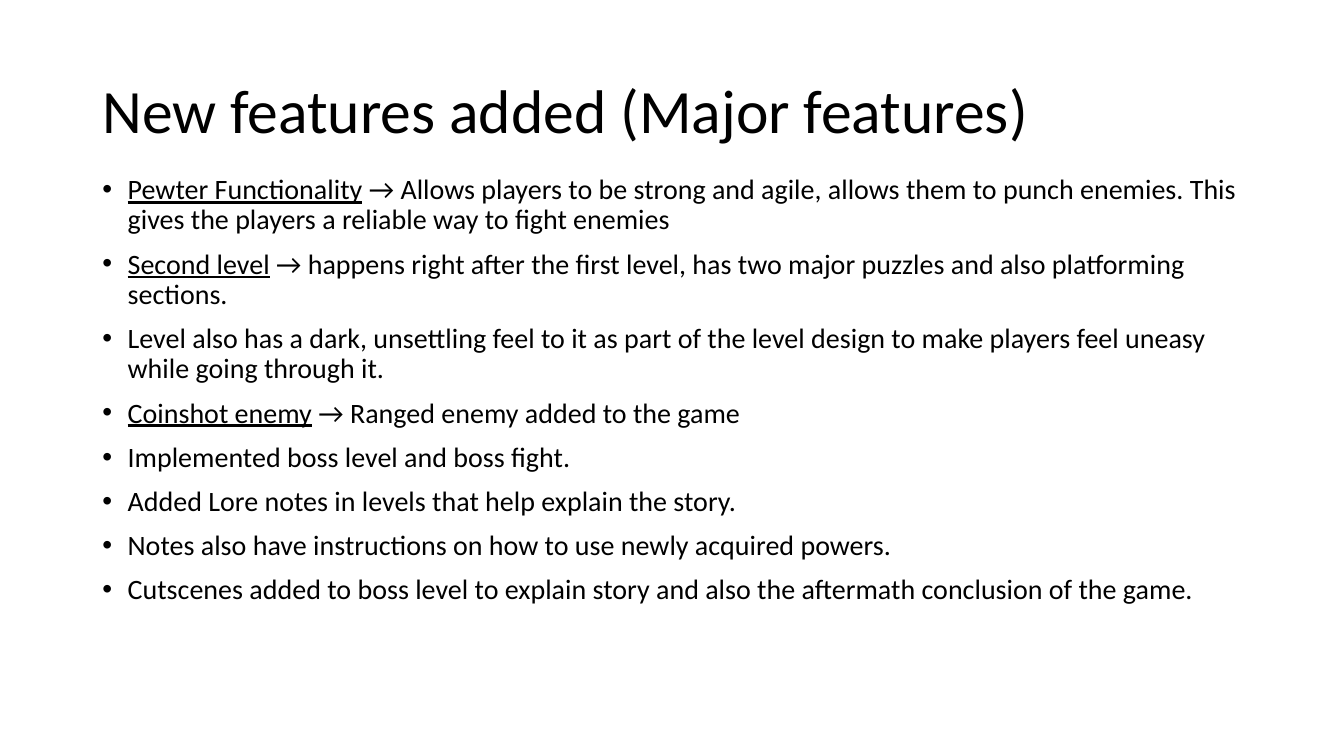
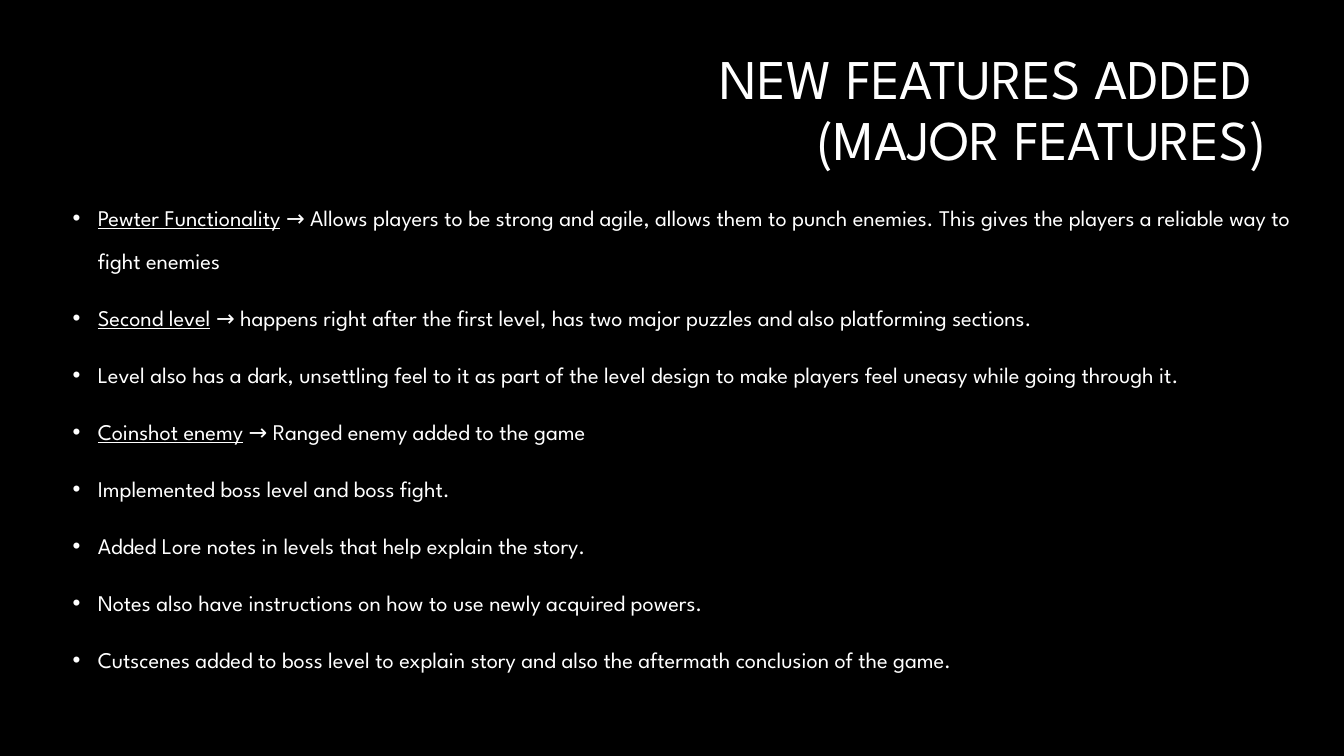
Before and after one commit to christian-plourde/COMP376-Project, a slide deck: slide 4 of Final demo presentation/Mistborn Ragnarok.pptx. Drawn at 1344x756 pixels with LibreOffice and Linux fonts; fonts in the diff are those of the drawing; background and template pictures are left out. Boxes give left, top, right and bottom in pixels: in the first picture for what was removed or moved away, otherwise in the second. Text is boxed around its words. In the diff, an @@ line names an element or a change of style, - is before the commit and + after.

```diff
--- a/Final demo presentation/Mistborn Ragnarok.pptx
+++ b/Final demo presentation/Mistborn Ragnarok.pptx
@@ background #FFFFFF to #000000 @@
@@ title at (x1=720, y1=61, x2=1266, y2=171): text changed; size 44 to 40 pt; font Calibri to League Spartan; text colour #000000 to #FFFFFF @@
-New features added (Major features)
+NEW FEATURES ADDED
+(MAJOR FEATURES)
@@ text "Pewter Functionality → Allows players ..." moved from (x1=128, y1=179, x2=1236, y2=604) to (x1=98, y1=210, x2=1289, y2=673) @@
@@ text "Pewter Functionality → Allows players ..." at (x1=98, y1=210, x2=1289, y2=673): size 20 to 16 pt, font Calibri to League Spartan, text colour #000000 to #FFFFFF; line spacing 0.9 to 1.6 @@
```
Also in this commit, not shown: 5 other slides changed.
